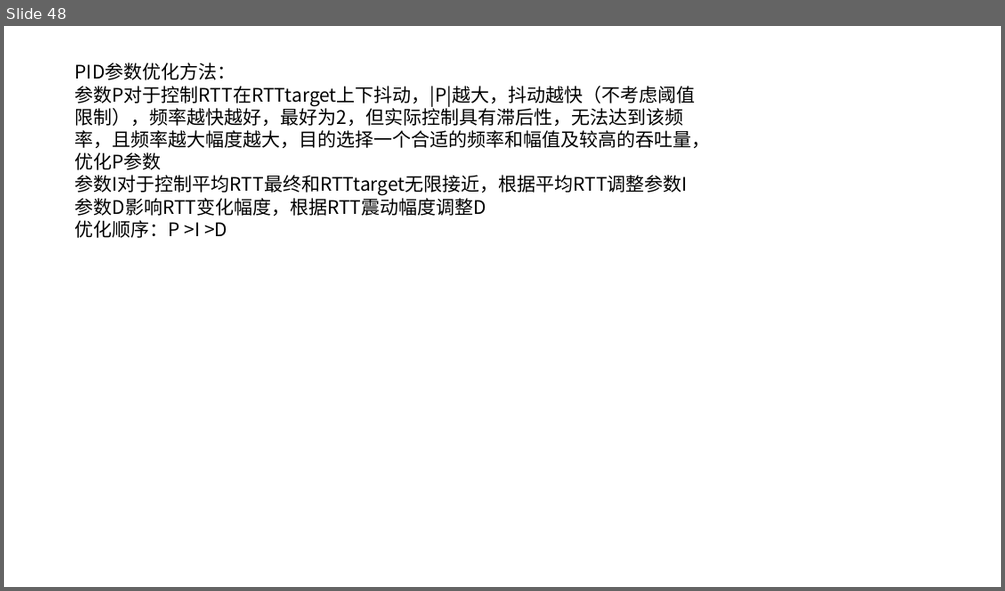
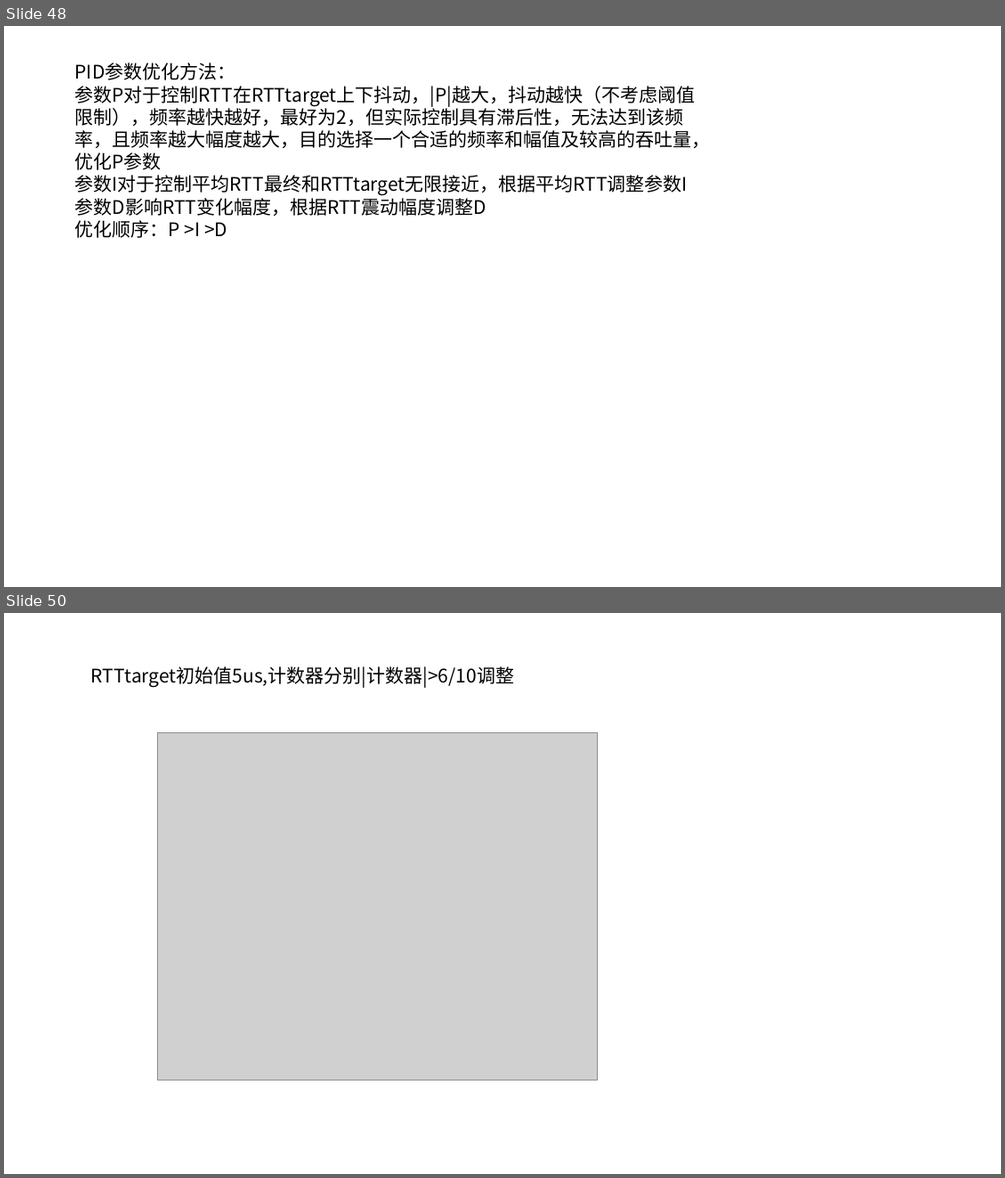
Before and after one commit to JinPeng-Zhang/DCN-LSTM_PID-congestion-control, a slide deck: paper/毕设思路 [自动保存的] [自动保存的].pptx. Shown one above the other, each under a label of ours: slide 48 before the commit, slides 48 and 50 after it; the slides between them are not shown. The pictures are 1005x591 and 1005x1178 pixels, drawn with LibreOffice and Linux fonts; fonts in the diff are those of the drawing; grey boxes stand for pictures. Boxes give left, top, right and bottom in pixels: in the first picture for what was removed or moved away, otherwise in the second. Text is boxed around its words. In the diff, an @@ line names an element or a change of style, - is before the commit and + after.

```diff
--- a/paper/毕设思路 [自动保存的] [自动保存的].pptx
+++ b/paper/毕设思路 [自动保存的] [自动保存的].pptx
@@ slide 50 added at (4,613,1001,1174), background #FFFFFF @@
@@ text added at (91,666,514,687), 18 pt, text #000000 @@
+RTTtarget初始值5us,计数器分别|计数器|>6/10调整
@@ picture added at (157,732,597,1080) @@
```
Also in this commit, not shown: 3 other slides added, 6 other files.
